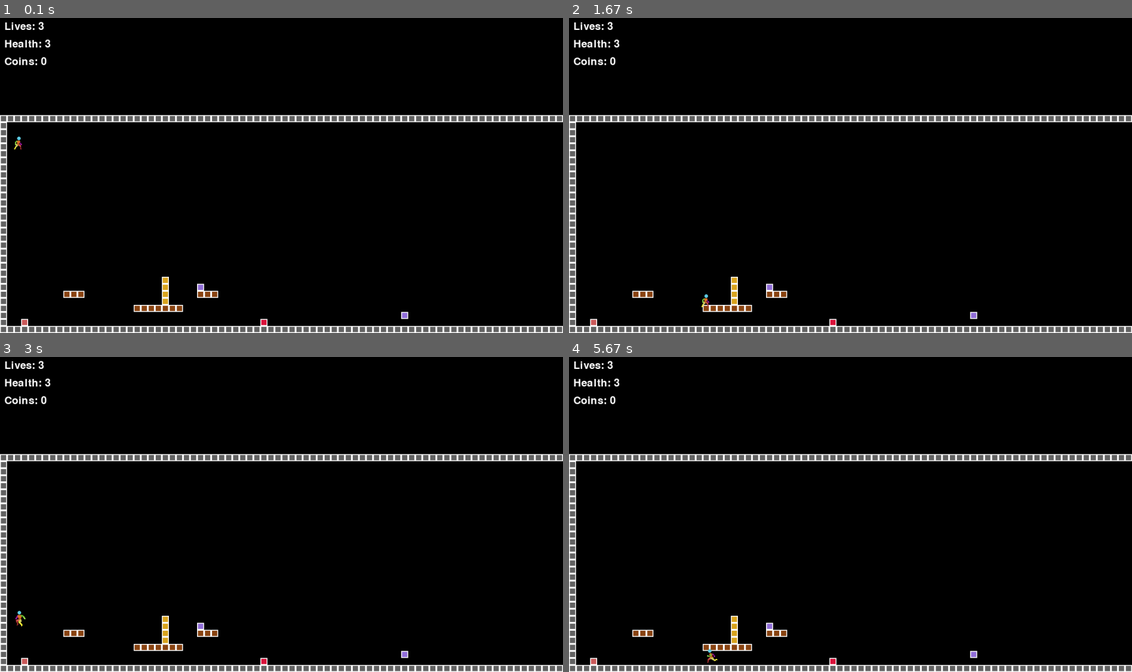
Above: before the commit, frames 1-4 (two rows, left to right).
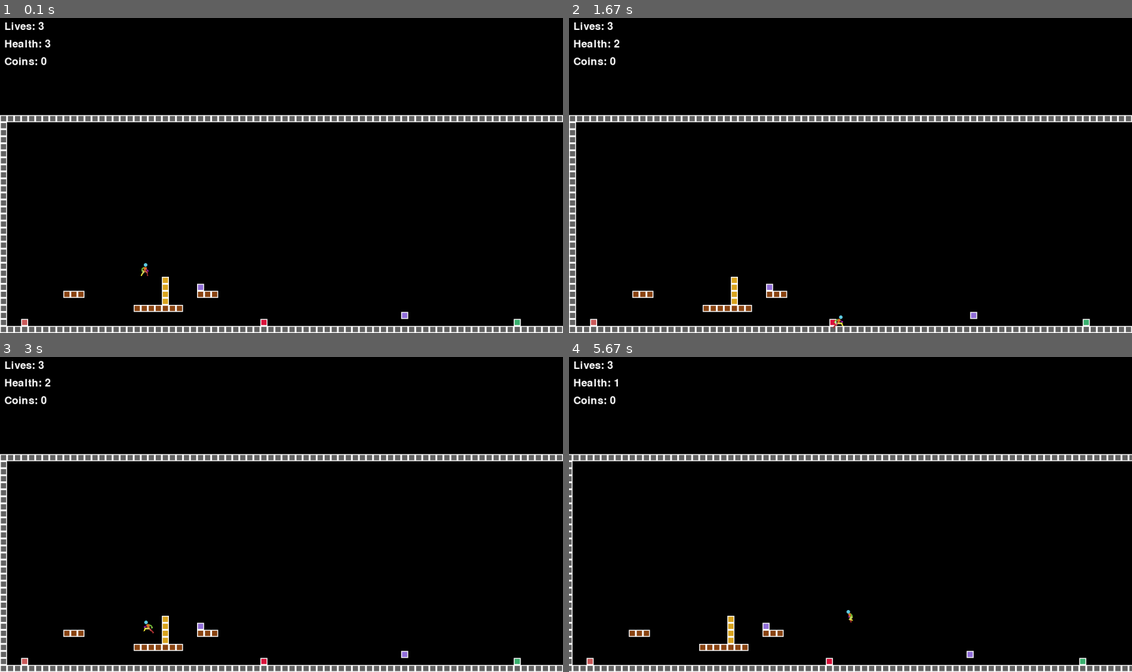
Above: after the commit, the same moments.

Repository: Mclovin0213/pygame_platformer_template
Game: pygame game, started from main.py
Same seed, same stepped clock (60 frames per second), same inputs: the game is played once before the commit and once after it.
Inputs:
- Up to frame 1 (0.1 s): no input
- Up to frame 2 (1.67 s): hold Right 0.33-0.8 s; hold Up 0.83-1.13 s; tap Space at 0.9, 1.23, 1.53 s; hold Right 1.17-1.63 s
- Up to frame 3 (3 s): hold Left 1.67-2.2 s; tap Space at 1.73, 2.03, 2.3, 2.6, 2.73 s; hold Left 2.23-2.63 s; hold Up from 2.67 s (still down)
- Up to frame 4 (5.67 s): release Up at 3.03 s; hold Right 3.07-3.7 s; tap Space at 3.13, 3.43, 3.8, 4.1, 4.3, 4.6, 4.8, 5.13, 5.43, 5.63 s; hold Left 3.73-4.2 s; hold Right 4.23-4.7 s; hold Up 4.73-5.03 s; hold Right 5.07-5.53 s; hold Left from 5.57 s (still down)

The runs differ from the first frame. In frame 1, 0.1% of the frame differs, in the area x 2-93%, y 37-98%; in frame 2, 0.1%; in frame 3, 0.1%; in frame 4, 3.6%, in the area x 0-100%, y 6-100%.

Commit message:
add checkpoint

Diff:
--- a/level_data.py
+++ b/level_data.py
@@ -39,16 +39,20 @@
         "100000000000000000000000000000000000000000000000000000000000000000000000000000000000000000000001",
         "100000000000000000000000000000000000000000000000000000000000000000000000000000000000000000000001",
         "10000000000000000000000L000000000000000000000000000000000000000000000000000000000000000000000001",
-        "100000P0000000000000000L0000T0000000000000000000000000000000000000000000000000000000000000000001",
+        "10000000000000000000000L0000T0000000000000000000000000000000000000000000000000000000000000000001",
         "10000000022200000000000L000022200000000000000000000000000000000000000000000000000000000000000001",
         "10000000000000000000000L000000000000000000000000000000000000000000000000000000000000000000000001",
         "100000000000000000022222220000000000000000000000000000000000000000000000000000000000000000000001",
         "100000000000000000000000000000000000000000000000000000000T00000000000000000000000000000000000001",
-        "100D000000000000000000000000000000000S0000000000000000000000000000000000000000000000000000000001",
+        "100D000000000000000000000000000000000S00000000000000000000000000000000000K0000000000000000000001",
         "111111111111111111111111111111111111111111111111111111111111111111111111111111111111111111111111"
     ],
 
     'entities': [
+        {
+            'type': 'player_spawn',
+            'position': (20, 20)  # This will spawn the player at x=3, y=20 tiles from the top-left
+        },
         {
             'type': 'enemy',
             'enemy_type': 'walker',
@@ -67,10 +71,6 @@
                 'strength': 1.5
             }
         },
-        {
-            'type': 'checkpoint',
-            'position': (25, 5)
-        }
     ],
 
     # Define what each character in the level string means
@@ -90,19 +90,6 @@
         'T': TileType.PORTAL_SET_1,
         't': TileType.PORTAL_SET_2,
     },
-
-    # Optional tile variations for visual diversity
-    'tile_variations': {
-        TileType.SOLID: {
-            'variations': ['1.png', '1_var1.png', '1_var2.png'],
-            'rules': {
-                'top_edge': '1_top.png',
-                'bottom_edge': '1_bottom.png',
-                'left_edge': '1_left.png',
-                'right_edge': '1_right.png'
-            }
-        }
-    }
 }
 
 def parse_level_data(level_data):
--- a/main.py
+++ b/main.py
@@ -51,7 +51,8 @@
             platform_sprites=self.tilemap.platform_tiles,
             ladder_sprites=self.tilemap.ladder_tiles,
             conveyor_sprites=self.tilemap.conveyor_tiles,
-            portal_sprites=self.tilemap.portal_tiles
+            portal_sprites=self.tilemap.portal_tiles,
+            checkpoint_tiles=self.tilemap.checkpoint_tiles
         )
 
     def run(self):
--- a/player.py
+++ b/player.py
@@ -9,7 +9,7 @@
                    datefmt='%H:%M:%S')
 
 class Player(pygame.sprite.Sprite):
-    def __init__(self, pos, groups, collision_sprites, platform_sprites=None, ladder_sprites=None, conveyor_sprites=None, portal_sprites=None):
+    def __init__(self, pos, groups, collision_sprites, platform_sprites=None, ladder_sprites=None, conveyor_sprites=None, portal_sprites=None, checkpoint_tiles=None):
         super().__init__(groups)
 
         # Player stats
@@ -21,6 +21,7 @@
         self.invulnerable_timer = 0
         self.invulnerability_duration = 1000
         self.initial_pos = pos
+        self.checkpoint_pos = pos  # Store last checkpoint position
 
         # Animation setup
         self.animation = Animation('idle')
@@ -41,6 +42,7 @@
 
         # Collision
         self.collision_sprites = collision_sprites
+        self.checkpoint_tiles = checkpoint_tiles or pygame.sprite.Group()
         self.platform_sprites = platform_sprites or pygame.sprite.Group()
         self.ladder_sprites = ladder_sprites or pygame.sprite.Group()
         self.conveyor_sprites = conveyor_sprites or pygame.sprite.Group()
@@ -195,8 +197,8 @@
 
     def respawn(self):
         self.health = self.max_health
-        self.hitbox.topleft = self.initial_pos
-        self.rect.topleft = self.initial_pos
+        self.hitbox.topleft = self.checkpoint_pos
+        self.rect.topleft = self.checkpoint_pos
         self.direction = pygame.math.Vector2()
         self.on_ground = False
 
@@ -208,6 +210,13 @@
             self.near_portal = True
             logging.info("Player near portal")
 
+        # Check checkpoint collision
+        checkpoint_hits = pygame.sprite.spritecollide(self, self.checkpoint_tiles, False)
+        if checkpoint_hits:
+            checkpoint = checkpoint_hits[0]
+            self.checkpoint_pos = checkpoint.rect.topleft
+            logging.info(f"Checkpoint reached at position: {self.checkpoint_pos}")
+
         self.input()
         self.apply_gravity()
         self.horizontal_collisions()
--- a/tilemap.py
+++ b/tilemap.py
@@ -75,6 +75,7 @@
         self.solid_tiles = pygame.sprite.Group()
         self.platform_tiles = pygame.sprite.Group()
         self.ladder_tiles = pygame.sprite.Group()
+        self.checkpoint_tiles = pygame.sprite.Group()
         self.conveyor_tiles = pygame.sprite.Group()
         self.destructible_tiles = pygame.sprite.Group()
         self.hazard_tiles = pygame.sprite.Group()
@@ -93,6 +94,10 @@
             groups.append(self.portal_tiles)
         elif TILE_PROPERTIES[tile_type].get('layer') == 'background':
             groups.append(self.background_tiles)
+            return groups
+
+        if tile_type == TileType.CHECKPOINT:
+            groups.append(self.checkpoint_tiles)
             return groups
 
         # Add to appropriate groups based on properties
